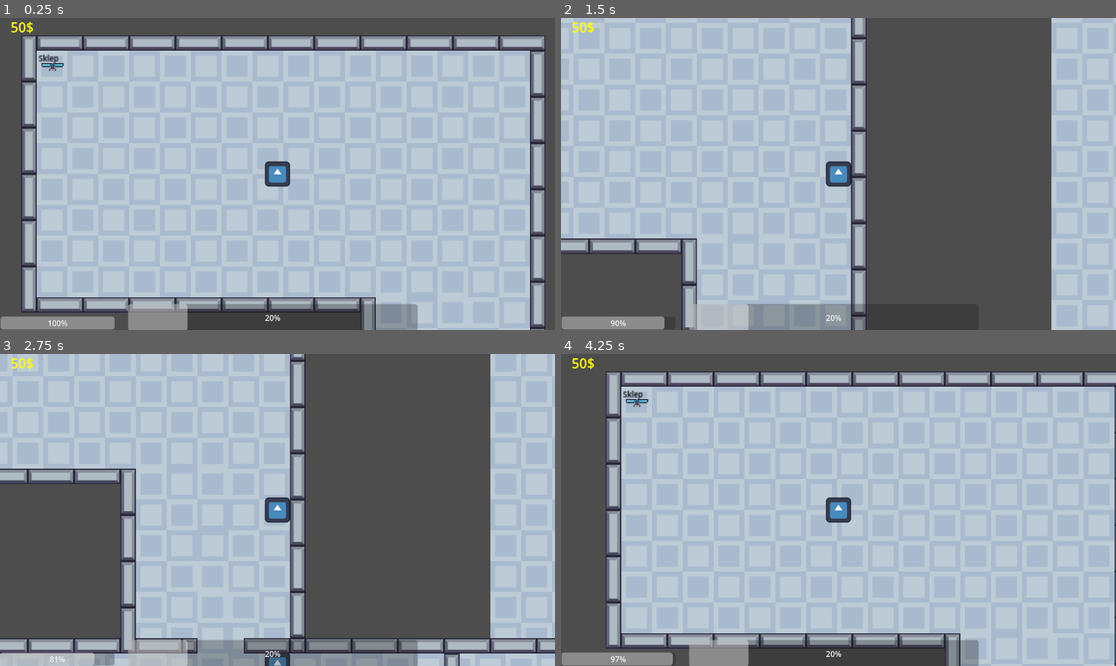
Above: before the commit, frames 1-4 (two rows, left to right).
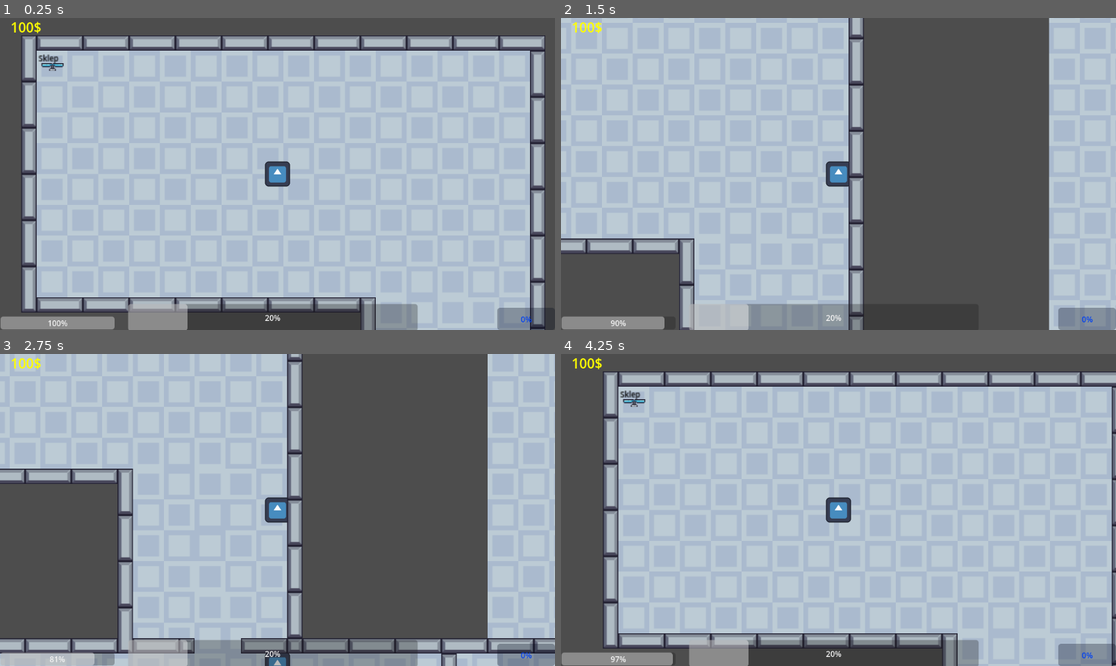
Above: after the commit, the same moments.

Repository: Gigabajt000/magiczne-r-czki
Game: Godot game, scene res://World/Main.tscn
The game is run twice, just before and just after one commit, with the same random seed, the same clock (stepped at 60 frames per second) and the same inputs. The engine's default icon, where the game draws it, is replaced by a stand-in: a white triangle on a blue panel in a dark square.
Inputs:
- Up to frame 1 (0.25 s): no input
- Up to frame 2 (1.5 s): tap Enter at 0.5 s; hold D (move_right) 0.53-1.28 s; hold Shift (sprint) 0.53-1.28 s; hold S (move_down) from 1.28 s (still down); tap Shift (sprint) at 1.35 s
- Up to frame 3 (2.75 s): release S (move_down) at 2.03 s; hold D (move_right) from 2.03 s (still down); hold Shift (sprint) from 2.03 s (still down)
- Up to frame 4 (4.25 s): tap Space at 2.75 s; release D (move_right) at 2.78 s; release Shift (sprint) at 2.78 s; hold W (move_up) 2.78-3.53 s; tap Shift (sprint) at 2.85 s; hold A (move_left) from 3.53 s (still down); hold Shift (sprint) from 3.53 s (still down)

The runs differ from the first frame. In frame 1, 0.6% of the frame differs, in the area x 2-99%, y 1-100%; in frame 2, 4.0%; in frame 3, 5.2%, in the area x 2-100%, y 0-100%; in frame 4, 4.7%.

Commit message:
duzo rzeczy

Diff:
--- a/Player/KOLCE.tscn
+++ b/Player/KOLCE.tscn
@@ -6,7 +6,7 @@
 [sub_resource type="RectangleShape2D" id="RectangleShape2D_56j74"]
 size = Vector2(3.29714, 2.25714)
 
-[node name="Node2D" type="StaticBody2D"]
+[node name="Kolce" type="StaticBody2D"]
 script = ExtResource("1_4o0k4")
 
 [node name="Sprite2D" type="Sprite2D" parent="."]
--- a/Player/Player.tscn
+++ b/Player/Player.tscn
@@ -4,8 +4,8 @@
 [ext_resource type="Texture2D" uid="uid://cfx6i5ah8a3a5" path="res://Art/icon.svg" id="2_b4fwv"]
 
 [sub_resource type="CapsuleShape2D" id="CapsuleShape2D_uwpyv"]
-radius = 64.0
-height = 128.0
+radius = 50.0
+height = 100.0
 
 [node name="Player" type="CharacterBody2D"]
 z_index = 1
--- a/Tile_Map/kupno_życie.gd
+++ b/Tile_Map/kupno_życie.gd
@@ -1,6 +1,6 @@
 extends Area2D
 
-@export var wartosc:int
+@export var wartosc: String
 @export var cena: int
 
 @export var label:Label
@@ -8,9 +8,12 @@
 
 func _process(delta: float) -> void:
 	label.text = str(wartosc)
-	label_cena.text = str(cena)
+	label_cena.text = str(cena) + "$"
 
 func _on_area_2d_body_entered(body: Node2D) -> void:
-	if Global.money >= cena and Global.życie < Global.max_życie:
-		Global.Obrażenia(-(wartosc))
+	if wartosc != "all" and Global.money >= cena and Global.życie < Global.max_życie:
+		Global.Obrażenia(-int(wartosc))
 		Global.money -= cena
+	if wartosc == "all" and Global.money >= cena and Global.życie < Global.max_życie:
+		Global.Obrażenia(-(Global.max_życie))
+		Global.money -= cena
--- /dev/null
+++ b/Tile_Map/maks_życie.gd
@@ -0,0 +1,22 @@
+extends StaticBody2D
+
+@export var label_wartość:Label
+@export var label_cena:Label
+
+@export var wartość:int
+@export var cena:int
+
+func _ready():
+	label_cena.text = str(cena) + "$"
+	label_wartość.text = str(wartość)
+
+func _process(delta):
+	label_cena.text = str(cena) + "$"
+
+func _on_area_2d_body_entered(body):
+
+	if Global.money >= cena:
+		Global.money -= cena
+		cena = cena * 2
+		Global.max_życie = Global.max_życie + wartość
+		Global.życie = Global.życie + wartość
--- /dev/null
+++ b/Tile_Map/maks_życie.tscn
@@ -0,0 +1,55 @@
+[gd_scene load_steps=6 format=3 uid="uid://dxij5wj8hmgpr"]
+
+[ext_resource type="Script" path="res://Tile_Map/maks_życie.gd" id="1_5bqoc"]
+[ext_resource type="Texture2D" uid="uid://behepbj30kd1y" path="res://Art/z neta/Traps/Fan/Off.png" id="1_ntaij"]
+
+[sub_resource type="RectangleShape2D" id="RectangleShape2D_8kjbu"]
+size = Vector2(20, 8)
+
+[sub_resource type="LabelSettings" id="LabelSettings_bufnn"]
+font_size = 7
+font_color = Color(1, 0, 0, 1)
+
+[sub_resource type="LabelSettings" id="LabelSettings_j436w"]
+font_size = 8
+font_color = Color(1, 1, 0, 1)
+outline_color = Color(1, 1, 0, 1)
+
+[node name="maks_Życie" type="StaticBody2D" node_paths=PackedStringArray("label_wartość", "label_cena")]
+script = ExtResource("1_5bqoc")
+"label_wartość" = NodePath("Label")
+label_cena = NodePath("Label2")
+
+[node name="Sprite2D" type="Sprite2D" parent="."]
+texture = ExtResource("1_ntaij")
+
+[node name="Area2D" type="Area2D" parent="Sprite2D"]
+
+[node name="CollisionShape2D" type="CollisionShape2D" parent="Sprite2D/Area2D"]
+shape = SubResource("RectangleShape2D_8kjbu")
+
+[node name="Label" type="Label" parent="."]
+anchors_preset = 5
+anchor_left = 0.5
+anchor_right = 0.5
+offset_left = -4.0
+offset_top = -13.0
+offset_right = 4.0
+offset_bottom = -2.0
+grow_horizontal = 2
+text = "10"
+label_settings = SubResource("LabelSettings_bufnn")
+
+[node name="Label2" type="Label" parent="."]
+anchors_preset = 5
+anchor_left = 0.5
+anchor_right = 0.5
+offset_left = -2.0
+offset_top = 2.0
+offset_right = 3.0
+offset_bottom = 14.0
+grow_horizontal = 2
+text = "2"
+label_settings = SubResource("LabelSettings_j436w")
+
+[connection signal="body_entered" from="Sprite2D/Area2D" to="." method="_on_area_2d_body_entered"]
--- a/Tile_Map/sklepik.tscn
+++ b/Tile_Map/sklepik.tscn
@@ -1,8 +1,10 @@
-[gd_scene load_steps=8 format=4 uid="uid://cvaomg8n4bwmc"]
+[gd_scene load_steps=12 format=4 uid="uid://cvaomg8n4bwmc"]
 
 [ext_resource type="Texture2D" uid="uid://ciu7u11wml136" path="res://Art/z neta/Background/Blue.png" id="1_1nnoc"]
 [ext_resource type="Texture2D" uid="uid://bg1ygp863ixm2" path="res://Art/z neta/Terrain/Terrain (16x16).png" id="2_timy1"]
 [ext_resource type="PackedScene" uid="uid://cre58fwa4bva8" path="res://Tile_Map/kupno_życie.tscn" id="3_f5jkh"]
+[ext_resource type="PackedScene" uid="uid://dxij5wj8hmgpr" path="res://Tile_Map/maks_życie.tscn" id="4_en4u1"]
+[ext_resource type="PackedScene" uid="uid://brqiv8a1hhsif" path="res://Tile_Map/tarcza.tscn" id="5_yvihk"]
 
 [sub_resource type="TileSetAtlasSource" id="TileSetAtlasSource_hyfkt"]
 texture = ExtResource("1_1nnoc")
@@ -191,6 +193,14 @@
 physics_layer_0/collision_layer = 1
 sources/0 = SubResource("TileSetAtlasSource_ydqxd")
 
+[sub_resource type="LabelSettings" id="LabelSettings_bxqxb"]
+font_size = 21
+font_color = Color(1, 0, 0, 1)
+
+[sub_resource type="LabelSettings" id="LabelSettings_bmdx3"]
+font_size = 21
+font_color = Color(0, 0, 1, 1)
+
 [node name="Sklepik" type="Node2D"]
 
 [node name="Background" type="TileMapLayer" parent="."]
@@ -199,20 +209,58 @@
 
 [node name="Foreground" type="TileMapLayer" parent="."]
 z_index = 1
-tile_map_data = PackedByteArray("AADx/wgAAAAMAAQAAAD0/wgAAAA …(495 unchanged characters)… AMAAQAAAAQAAcAAAAMAAUAAAD4//n/AAAPAAQAAAA=")
+tile_map_data = PackedByteArray("AADx/wgAAAAMAAQAAAD0/wgAAAA …(495 unchanged characters)… AMAAQAAAAQAAcAAAAMAAUAAAD4//n/AAAPAAQAAAD+//n/AAAPAAQAAAAEAPn/AAAPAAQAAAA=")
 tile_set = SubResource("TileSet_8uvh5")
 
 [node name="Kupno_Życie" parent="." instance=ExtResource("3_f5jkh")]
 position = Vector2(-237, -111)
-wartosc = 20
+wartosc = "50"
 cena = 10
 
 [node name="Kupno_Życie2" parent="." instance=ExtResource("3_f5jkh")]
 position = Vector2(-195, -111)
-wartosc = 50
+wartosc = "50"
 cena = 15
 
 [node name="Kupno_Życie3" parent="." instance=ExtResource("3_f5jkh")]
 position = Vector2(-153, -111)
-wartosc = 100
+wartosc = "all"
 cena = 20
+
+[node name="maks_Życie" parent="." instance=ExtResource("4_en4u1")]
+position = Vector2(-72, -109)
+"wartość" = 50
+cena = 50
+
+[node name="tarcza" parent="." instance=ExtResource("5_yvihk")]
+position = Vector2(23, -109)
+
+[node name="Label" type="Label" parent="."]
+offset_left = -218.0
+offset_top = -94.0
+offset_right = -166.0
+offset_bottom = -64.0
+text = "Życie"
+label_settings = SubResource("LabelSettings_bxqxb")
+
+[node name="Label2" type="Label" parent="."]
+offset_left = -96.0
+offset_top = -94.0
+offset_right = -44.0
+offset_bottom = -64.0
+text = "Max
+Życie"
+label_settings = SubResource("LabelSettings_bxqxb")
+horizontal_alignment = 1
+vertical_alignment = 1
+
+[node name="Label3" type="Label" parent="."]
+offset_left = -8.0
+offset_top = -94.0
+offset_right = 58.0
+offset_bottom = -31.0
+text = "Max
+Tarcza"
+label_settings = SubResource("LabelSettings_bmdx3")
+horizontal_alignment = 1
+vertical_alignment = 1
--- /dev/null
+++ b/Tile_Map/tarcza.gd
@@ -0,0 +1,20 @@
+extends StaticBody2D
+
+@export var label_wartość:Label
+@export var label_cena:Label
+
+
+
+func _ready():
+	label_cena.text = "60" + "$"
+	label_wartość.text = "tarcza"
+
+func _process(delta):
+	label_cena.text = "60" + "$"
+
+func _on_area_2d_body_entered(body):
+	if Global.money >= 60:
+		Global.money -= 60
+		Global.regeneracja_tarczy = 50
+		Global.tarcza = 50
+		queue_free()
--- /dev/null
+++ b/Tile_Map/tarcza.tscn
@@ -0,0 +1,55 @@
+[gd_scene load_steps=6 format=3 uid="uid://brqiv8a1hhsif"]
+
+[ext_resource type="Script" path="res://Tile_Map/tarcza.gd" id="1_ympkc"]
+[ext_resource type="Texture2D" uid="uid://behepbj30kd1y" path="res://Art/z neta/Traps/Fan/Off.png" id="2_d5uk7"]
+
+[sub_resource type="RectangleShape2D" id="RectangleShape2D_ab1je"]
+size = Vector2(20, 8)
+
+[sub_resource type="LabelSettings" id="LabelSettings_e2elk"]
+font_size = 7
+font_color = Color(0, 0, 1, 1)
+
+[sub_resource type="LabelSettings" id="LabelSettings_xhy34"]
+font_size = 8
+font_color = Color(1, 1, 0, 1)
+outline_color = Color(1, 1, 0, 1)
+
+[node name="tarcza" type="StaticBody2D" node_paths=PackedStringArray("label_wartość", "label_cena")]
+script = ExtResource("1_ympkc")
+"label_wartość" = NodePath("Label")
+label_cena = NodePath("Label2")
+
+[node name="Sprite2D" type="Sprite2D" parent="."]
+texture = ExtResource("2_d5uk7")
+
+[node name="Area2D" type="Area2D" parent="Sprite2D"]
+
+[node name="CollisionShape2D" type="CollisionShape2D" parent="Sprite2D/Area2D"]
+shape = SubResource("RectangleShape2D_ab1je")
+
+[node name="Label" type="Label" parent="."]
+anchors_preset = 5
+anchor_left = 0.5
+anchor_right = 0.5
+offset_left = -4.0
+offset_top = -13.0
+offset_right = 4.0
+offset_bottom = -2.0
+grow_horizontal = 2
+text = "10"
+label_settings = SubResource("LabelSettings_e2elk")
+
+[node name="Label2" type="Label" parent="."]
+anchors_preset = 5
+anchor_left = 0.5
+anchor_right = 0.5
+offset_left = -2.0
+offset_top = 2.0
+offset_right = 3.0
+offset_bottom = 14.0
+grow_horizontal = 2
+text = "2"
+label_settings = SubResource("LabelSettings_xhy34")
+
+[connection signal="body_entered" from="Sprite2D/Area2D" to="." method="_on_area_2d_body_entered"]
--- /dev/null
+++ b/UI/tarcza.gd
@@ -0,0 +1,12 @@
+extends Control
+
+@export var progress_bar: ProgressBar
+
+func _ready():
+	progress_bar.max_value = 50
+	progress_bar.value = Global.tarcza
+
+
+func _process(delta):
+
+	progress_bar.value = Global.tarcza
--- /dev/null
+++ b/UI/tarcza.tscn
@@ -0,0 +1,26 @@
+[gd_scene load_steps=2 format=3 uid="uid://8wlcrippp6yw"]
+
+[ext_resource type="Script" path="res://UI/tarcza.gd" id="1_vfp78"]
+
+[node name="Tarcza" type="Control" node_paths=PackedStringArray("progress_bar")]
+modulate = Color(0, 0.262745, 1, 1)
+layout_mode = 3
+anchors_preset = 15
+anchor_right = 1.0
+anchor_bottom = 1.0
+grow_horizontal = 2
+grow_vertical = 2
+script = ExtResource("1_vfp78")
+progress_bar = NodePath("ProgressBar")
+
+[node name="ProgressBar" type="ProgressBar" parent="."]
+layout_mode = 1
+anchors_preset = 3
+anchor_left = 1.0
+anchor_top = 1.0
+anchor_right = 1.0
+anchor_bottom = 1.0
+offset_left = -120.0
+offset_top = -46.0
+grow_horizontal = 0
+grow_vertical = 0
--- a/UI/życie.gd
+++ b/UI/życie.gd
@@ -10,7 +10,7 @@
 	progress_bar.max_value = Global.max_życie
 
 func _process(delta: float):
-
+	progress_bar.max_value = Global.max_życie
 	progress_bar.value = Global.życie
 	if Global.życie >= 100:
 		Global.życie = 100
--- a/World/Main.tscn
+++ b/World/Main.tscn
@@ -1,10 +1,11 @@
-[gd_scene load_steps=9 format=3 uid="uid://bqr8dxfceq07d"]
+[gd_scene load_steps=10 format=3 uid="uid://bqr8dxfceq07d"]
 
 [ext_resource type="PackedScene" uid="uid://cpmnhliqggtdh" path="res://Player/Player.tscn" id="1_ajl52"]
 [ext_resource type="PackedScene" uid="uid://emketib000p4" path="res://UI/życie.tscn" id="2_b4c0u"]
 [ext_resource type="PackedScene" uid="uid://bkmv8tjnv5cjb" path="res://World/control.tscn" id="4_k802r"]
 [ext_resource type="PackedScene" uid="uid://d0msh6tnl6rxd" path="res://UI/monetki.tscn" id="4_pqvp6"]
 [ext_resource type="PackedScene" uid="uid://orcbkoyc14vj" path="res://Tile_Map/Tile_Map_Swiat.tscn" id="4_w4ma6"]
+[ext_resource type="PackedScene" uid="uid://8wlcrippp6yw" path="res://UI/tarcza.tscn" id="5_b5uy7"]
 [ext_resource type="PackedScene" uid="uid://gj412ww027pa" path="res://Enemy/enemy.tscn" id="6_vt8o6"]
 [ext_resource type="PackedScene" uid="uid://cvaomg8n4bwmc" path="res://Tile_Map/sklepik.tscn" id="7_ycmr2"]
 [ext_resource type="PackedScene" uid="uid://dtbp1ybitey7m" path="res://Tile_Map/powrót_z_sklepu.tscn" id="8_pgsm2"]
@@ -25,6 +26,8 @@
 offset_bottom = 620.0
 
 [node name="Monetki" parent="CanvasLayer" instance=ExtResource("4_pqvp6")]
+
+[node name="Tarcza" parent="CanvasLayer" instance=ExtResource("5_b5uy7")]
 
 [node name="Tilemap" parent="." instance=ExtResource("4_w4ma6")]
 position = Vector2(-3100, -562)
--- a/global.gd
+++ b/global.gd
@@ -4,10 +4,13 @@
 var życie:int = 20
 var max_życie:int = 100
 
+var tarcza:int = 0
+var regeneracja_tarczy:int = 0
+
 var stamina:int = 100
 var speed: float
 
-var money:int = 50
+var money:int = 100
 
 func Obrażenia(x):
 	życie -= x
